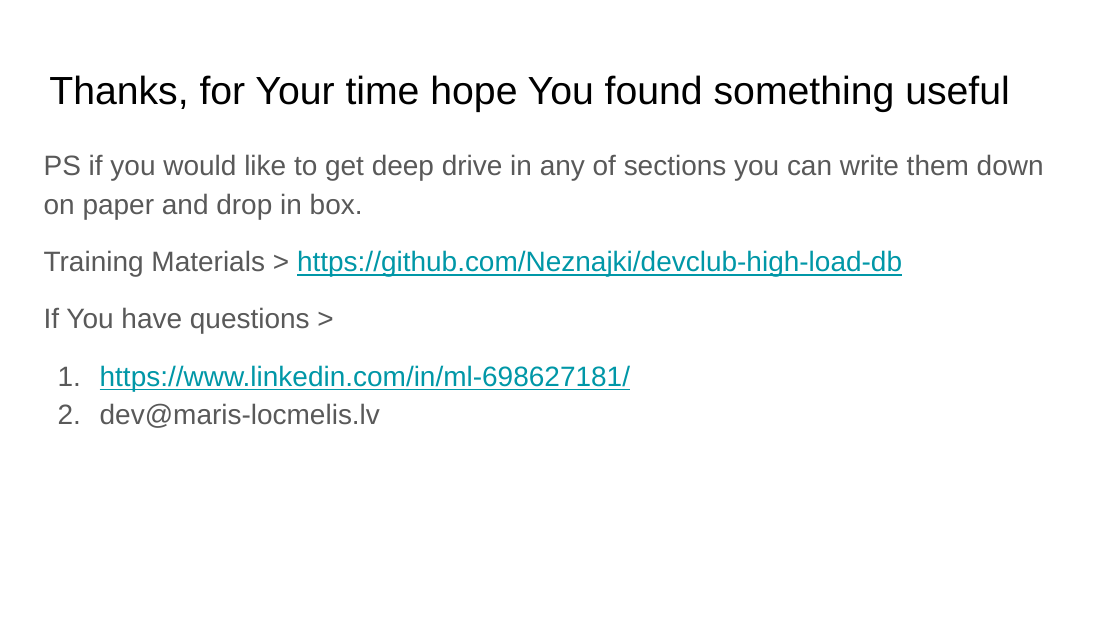
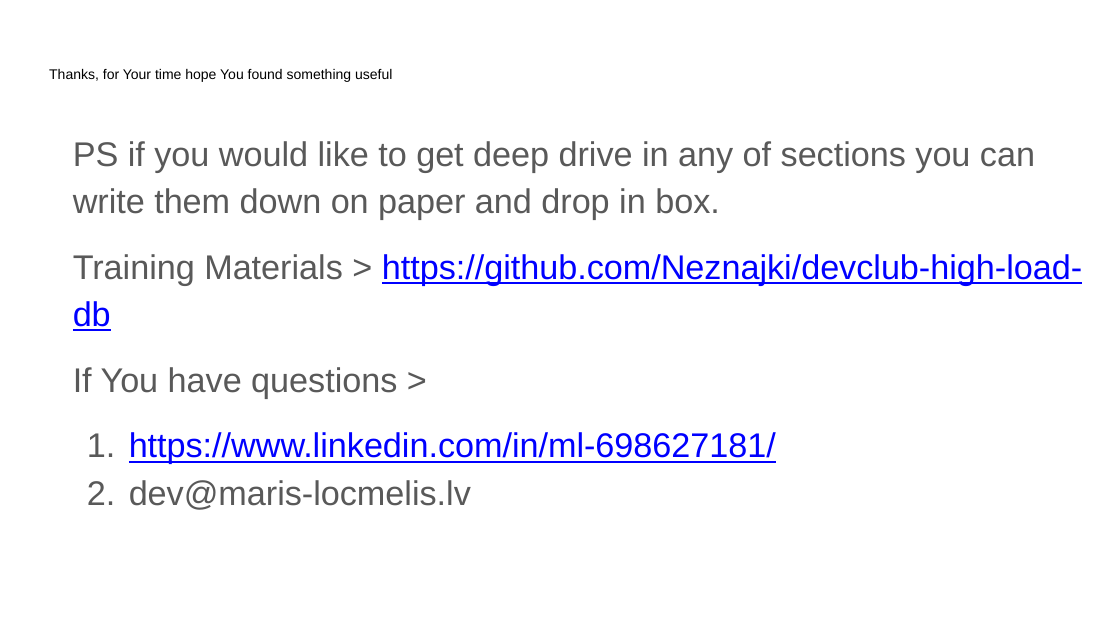
Before and after one commit to Neznajki/devclub-high-load-db, a slide deck: slide 30 of High Load System DB.pptx (slide 20 before the commit). Drawn at 1120x630 pixels with LibreOffice and Linux fonts; fonts in the diff are those of the drawing. Boxes give left, top, right and bottom in pixels: in the first picture for what was removed or moved away, otherwise in the second. Text is boxed around its words. In the diff, an @@ line names an element or a change of style, - is before the commit and + after.

```diff
--- a/High Load System DB.pptx
+++ b/High Load System DB.pptx
@@ text "Thanks, for Your time hope ..." at bbox=[49, 69, 392, 82]: size 25.2 to 9 pt @@
@@ text "PS if you would like ...": place and size @@
-text "PS if you would like ..." at bbox=[44, 154, 1044, 428]
+text "PS if you would like ..." at bbox=[73, 141, 1082, 510]
@@ text "PS if you would like ..." at bbox=[73, 141, 1082, 510]: size 18 to 22 pt; text colour #0097A7 to #0000FF in "https://github.com/Neznajki/devclub-high-load-db", "https://www.linkedin.com/in/ml-698627181/"; indent changed @@
```
Also in this commit, not shown: 14 other slides changed, 15 slides added, 5 slides removed, 1 other file.
